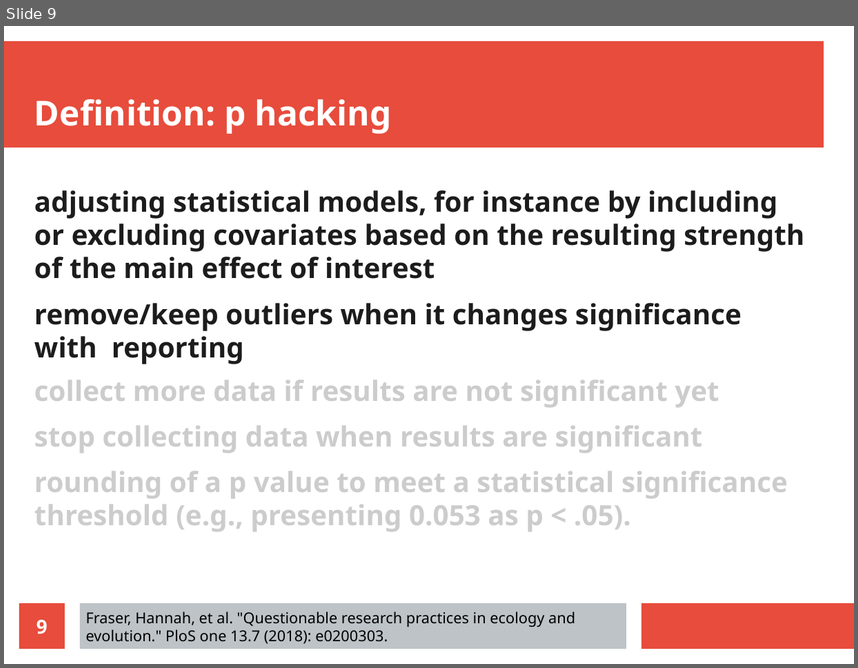
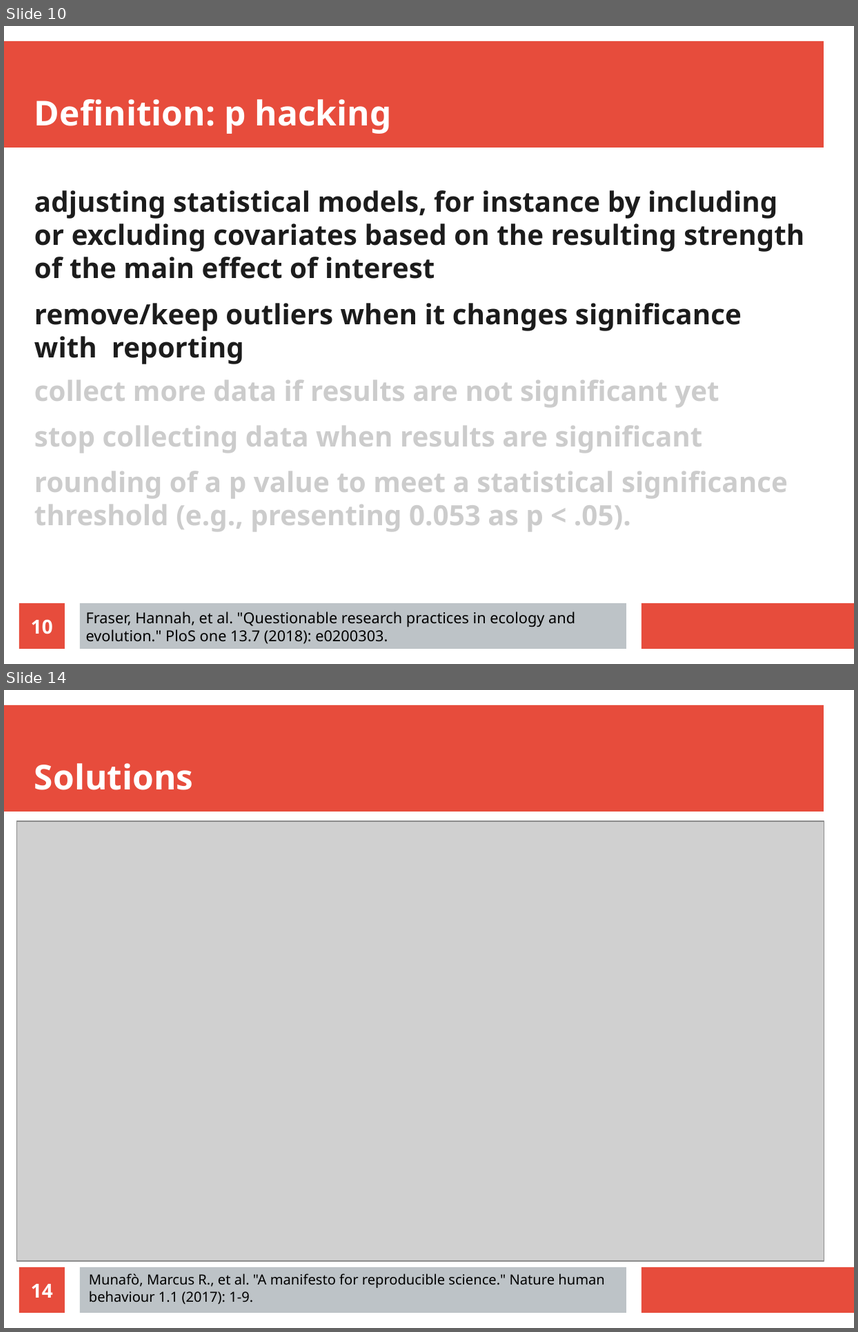
Before and after one commit to richelbilderbeek/open_science_presentation_20211111, a slide deck: open_science_presentation_20211111.odp. Shown one above the other, each under a label of ours: slide 9 before the commit, slides 10 and 14 after it; the slides between them are not shown. The pictures are 858x668 and 858x1332 pixels, drawn with LibreOffice and Linux fonts; fonts in the diff are those of the drawing; grey boxes stand for pictures. Boxes give left, top, right and bottom in pixels: in the first picture for what was removed or moved away, otherwise in the second. Text is boxed around its words. In the diff, an @@ line names an element or a change of style, - is before the commit and + after.

```diff
--- a/open_science_presentation_20211111.odp
+++ b/open_science_presentation_20211111.odp
@@ slide 14 added at <box>4,690,854,1328</box>, background #FFFFFF; not listed: 3 template elements that a slide beside it also shows @@
@@ title added at <box>34,763,194,790</box>, 32 pt, text #FFFFFF, bold @@
+Solutions
@@ picture added at <box>16,821,824,1261</box> @@
@@ page number added at <box>19,1267,65,1312</box>, fill #E74C3C, 18 pt, text #FFFFFF, bold @@
+14
@@ text added at <box>89,1273,604,1303</box>, 13 pt, text #000000 @@
+Munafò, Marcus R., et al. "A manifesto for reproducible science." Nature human behaviour 1.1 (2017): 1-9.
@@ what was slide 9 is now slide 10 @@
@@ page number at <box>31,619,53,634</box>: text changed @@
-9
+10
```
Also in this commit, not shown: 4 slides changed, 10 other slides added, 4 other files.
